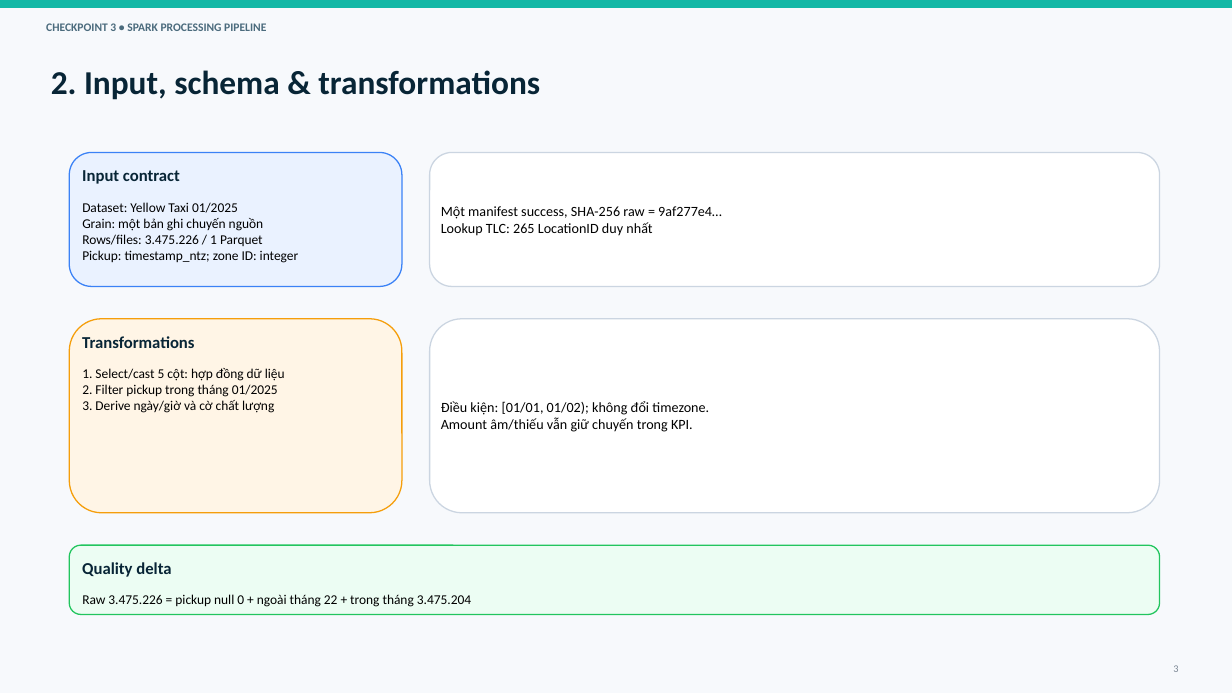
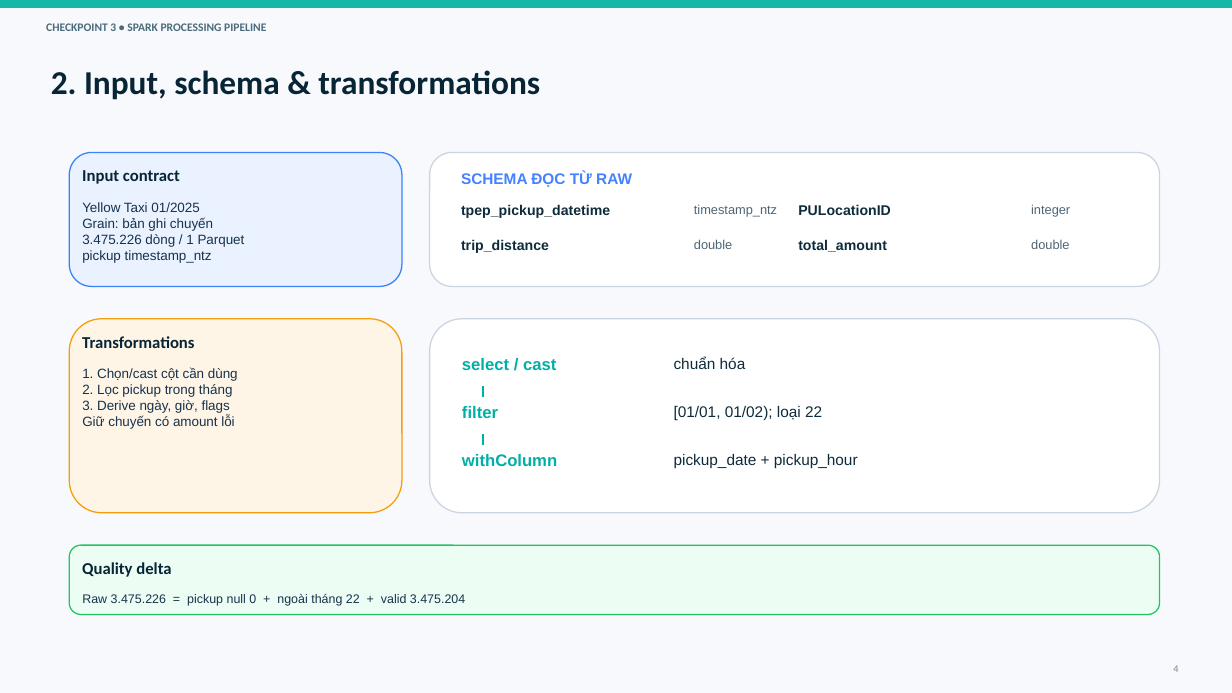
Before and after one commit to luxk-ie/big-data-spark, a slide deck: slide 4 of reports/Checkpoint3_Report.pptx (slide 3 before the commit). Drawn at 1232x693 pixels with LibreOffice and Linux fonts; fonts in the diff are those of the drawing. Boxes give left, top, right and bottom in pixels: in the first picture for what was removed or moved away, otherwise in the second. Text is boxed around its words. In the diff, an @@ line names an element or a change of style, - is before the commit and + after.

```diff
--- a/reports/Checkpoint3_Report.pptx
+++ b/reports/Checkpoint3_Report.pptx
@@ text added at (461, 172, 632, 187), 12 pt, text #4582FF, bold @@
+SCHEMA ĐỌC TỪ RAW
@@ text at (82, 202, 245, 263): text changed; font Calibri to Arial; text colour #000000 to #17324D @@
-Dataset: Yellow Taxi 01/2025
-Grain: một bản ghi chuyến nguồn
-Rows/files: 3.475.226 / 1 Parquet
-Pickup: timestamp_ntz; zone ID: integer
+Yellow Taxi 01/2025
+Grain: bản ghi chuyến
+3.475.226 dòng / 1 Parquet
+pickup timestamp_ntz
@@ text removed at (441, 206, 722, 236) @@
-Một manifest success, SHA-256 raw = 9af277e4…
-Lookup TLC: 265 LocationID duy nhất
@@ text added at (461, 204, 610, 218), 11 pt, text #0E2B3B, bold @@
+tpep_pickup_datetime
@@ text added at (694, 204, 777, 217), 10 pt, text #4F6574 @@
+timestamp_ntz
@@ text added at (798, 204, 891, 215), 11 pt, text #0E2B3B, bold @@
+PULocationID
@@ text added at (1031, 204, 1070, 217), 10 pt, text #4F6574 @@
+integer
@@ text added at (461, 239, 549, 253), 11 pt, text #0E2B3B, bold @@
+trip_distance
@@ text added at (694, 239, 732, 249), 10 pt, text #4F6574 @@
+double
@@ text added at (798, 239, 887, 252), 11 pt, text #0E2B3B, bold @@
+total_amount
@@ text added at (1031, 239, 1069, 249), 10 pt, text #4F6574 @@
+double
@@ text added at (462, 358, 556, 370), 13 pt, text #00B0A6, bold @@
+select / cast
@@ text added at (674, 356, 746, 369), 12 pt, text #0E2B3B @@
+chuẩn hóa
@@ text at (82, 367, 238, 429): text changed; font Calibri to Arial; text colour #000000 to #17324D @@
-1. Select/cast 5 cột: hợp đồng dữ liệu
-2. Filter pickup trong tháng 01/2025
-3. Derive ngày/giờ và cờ chất lượng
+1. Chọn/cast cột cần dùng
+2. Lọc pickup trong tháng
+3. Derive ngày, giờ, flags
+Giữ chuyến có amount lỗi
@@ line added from (483, 386) to (483, 397), #00B0A6 1.5 pt @@
@@ text removed at (441, 401, 709, 432) @@
-Điều kiện: [01/01, 01/02); không đổi timezone.
-Amount âm/thiếu vẫn giữ chuyến trong KPI.
@@ text added at (462, 406, 498, 418), 13 pt, text #00B0A6, bold @@
+filter
@@ text added at (674, 406, 822, 420), 12 pt, text #0E2B3B @@
+[01/01, 01/02); loại 22
@@ line added from (483, 434) to (483, 445), #00B0A6 1.5 pt @@
@@ text added at (462, 454, 557, 466), 13 pt, text #00B0A6, bold @@
+withColumn
@@ text added at (674, 454, 858, 468), 12 pt, text #0E2B3B @@
+pickup_date + pickup_hour
@@ text at (82, 594, 465, 606): text changed; size 10.5 to 9.7 pt; font Calibri to Arial; text colour #000000 to #17324D @@
-Raw 3.475.226 = pickup null 0 + ngoài tháng 22 + trong tháng 3.475.204
+Raw 3.475.226 = pickup null 0 + ngoài tháng 22 + valid 3.475.204
@@ page number at (1173, 665, 1178, 672): text changed @@
-3
+4
```
Also in this commit, not shown: 5 other slides changed, 1 slide added, 20 other files.
